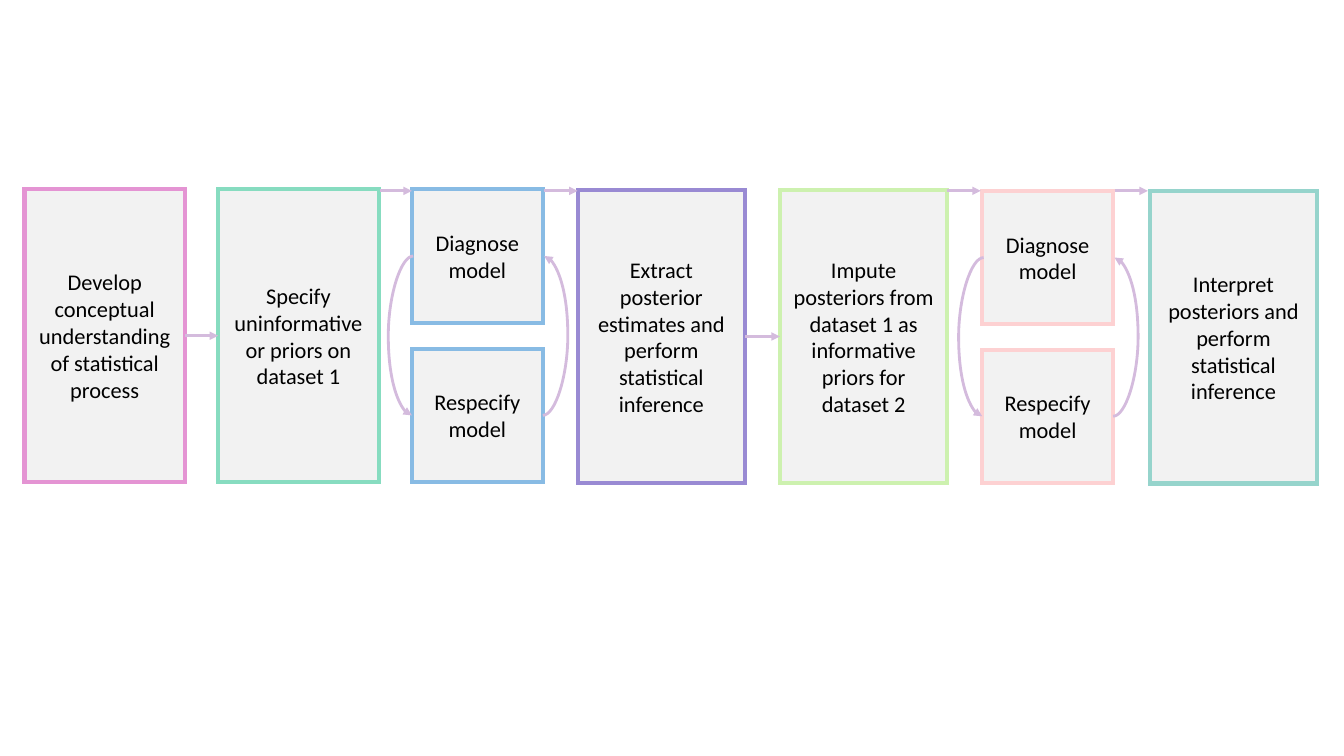
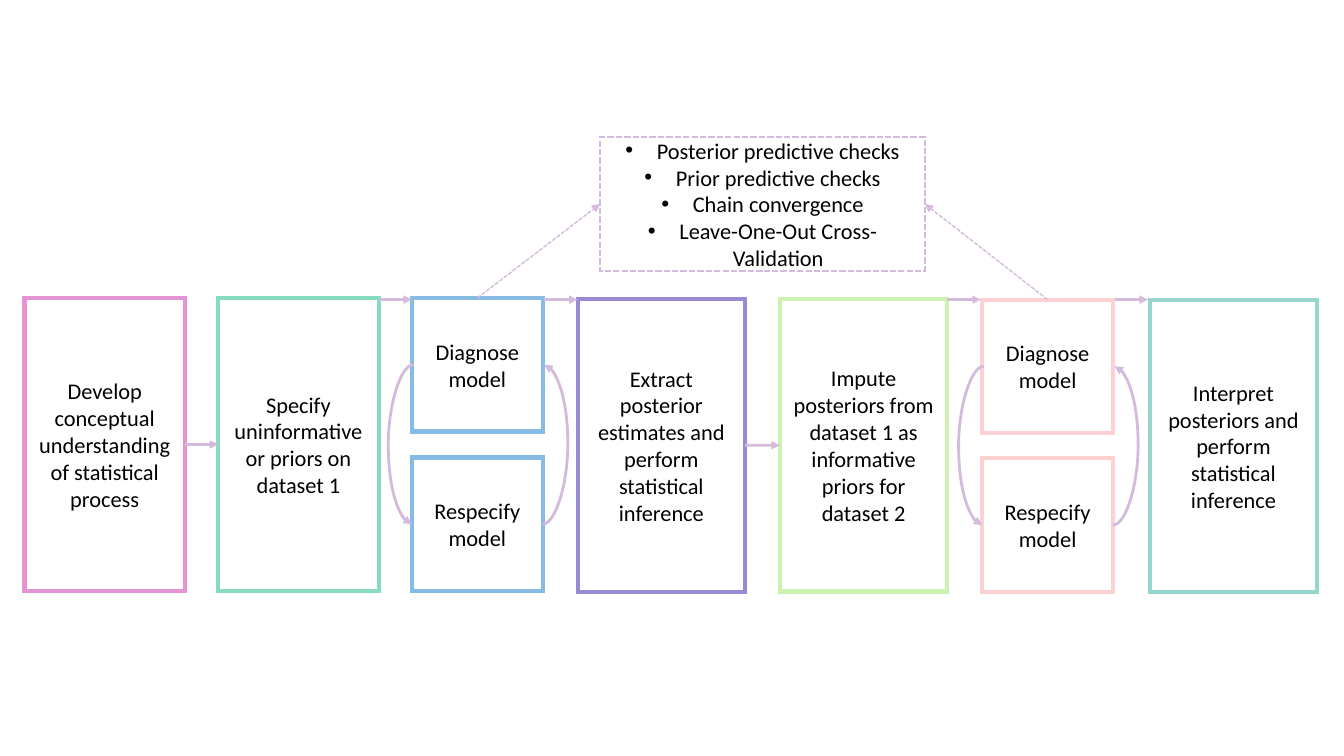
Before and after one commit to hendersontrent/bayes-workflow-pres, a slide deck: slide 1 of diagrams/workflow.pptx. Drawn at 1344x756 pixels with LibreOffice and Linux fonts; fonts in the diff are those of the drawing. Boxes give left, top, right and bottom in pixels: in the first picture for what was removed or moved away, otherwise in the second. Text is boxed around its words. In the diff, an @@ line names an element or a change of style, - is before the commit and + after.

```diff
--- a/diagrams/workflow.pptx
+++ b/diagrams/workflow.pptx
@@ rectangle added at (600, 137, 925, 270), outline #D4BBDD 1.5 pt dashed, 16 pt, text #000000 @@
+• Posterior predictive checks
+• Prior predictive checks
+• Chain convergence
+• Leave-One-Out Cross-Validation
@@ arrow added from (478, 298) to (600, 204), #D4BBDD 1 pt dashed @@
@@ arrow added from (1048, 299) to (925, 204), #D4BBDD 1 pt dashed @@
@@ rectangle "Impute posteriors from dataset 1 ...": place and size @@
-rectangle "Impute posteriors from dataset 1 ..." at (780, 191, 948, 483)
+rectangle "Impute posteriors from dataset 1 ..." at (780, 298, 948, 591)
@@ 8 rectangles, 6 arrows, 4 curved arrows: place and size @@
-8 rectangles, 6 arrows, 4 curved arrows at (24, 190, 1318, 483)
+8 rectangles, 6 arrows, 4 curved arrows at (24, 298, 1318, 592)
@@ fill #F2F2F2 to none in 9 elements at (780, 298, 948, 591), (24, 298, 185, 591), (218, 298, 378, 591), (578, 299, 745, 592), (1150, 299, 1318, 592), (412, 298, 543, 432), (412, 458, 543, 591), (982, 299, 1113, 433), (982, 459, 1113, 592) @@
```
Also in this commit, not shown: 3 other files.
